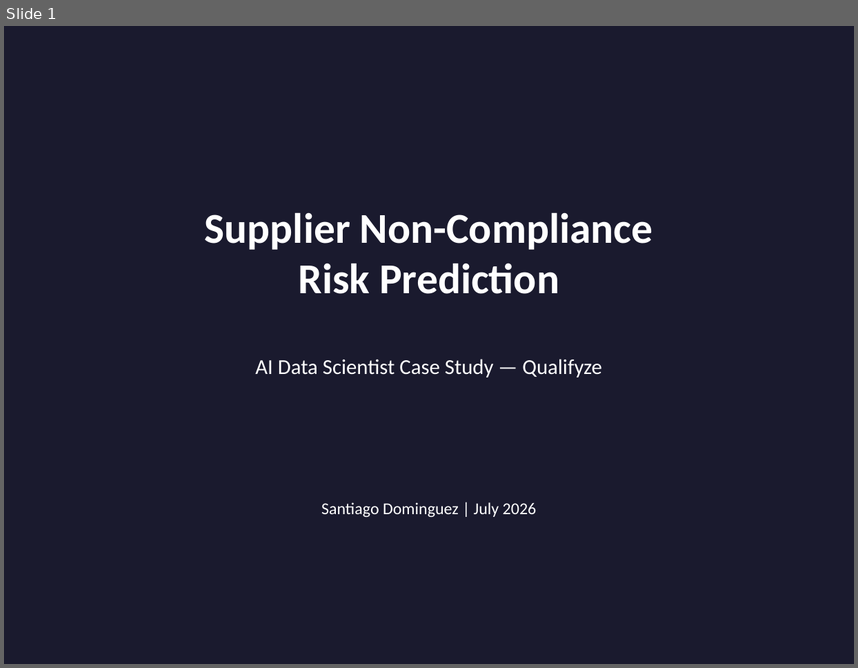
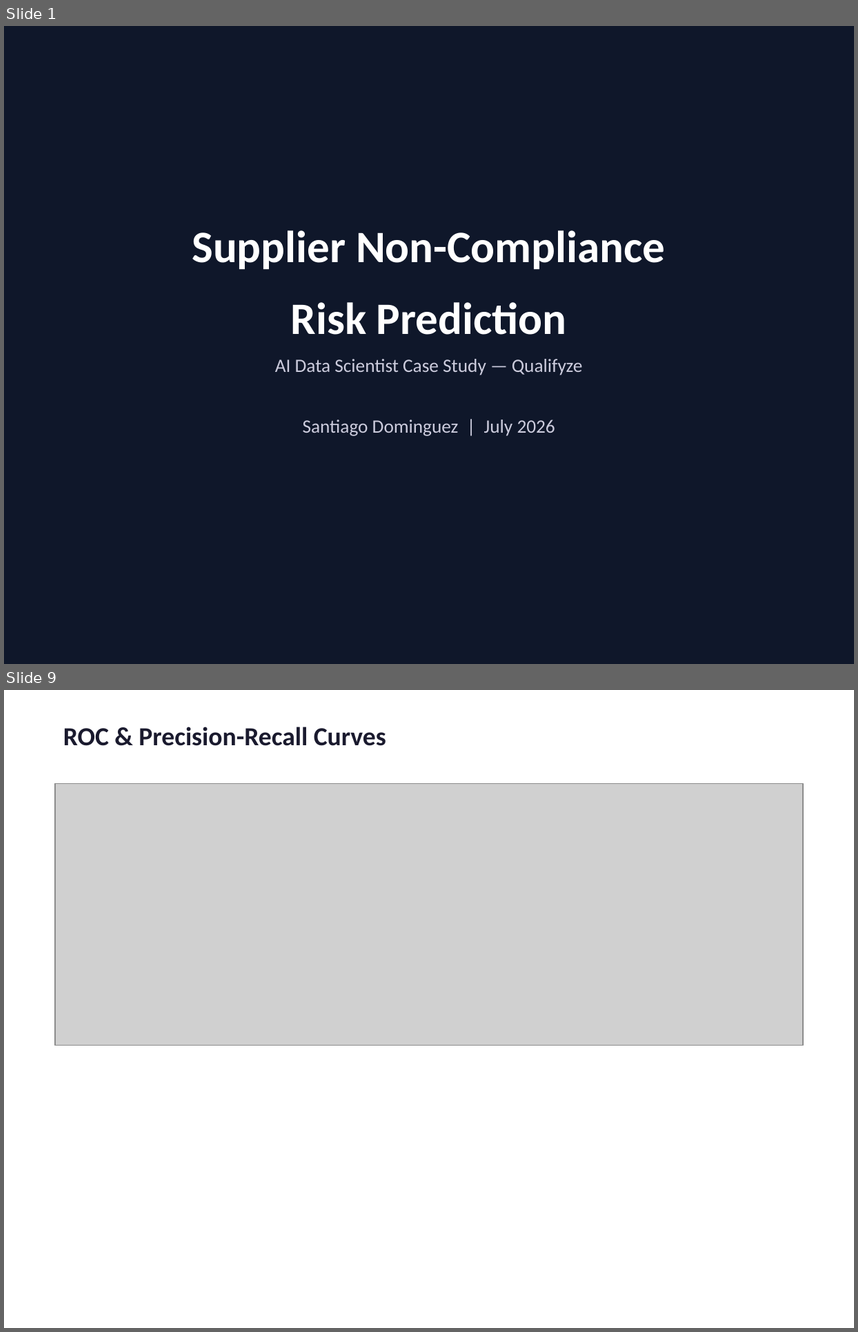
Before and after one commit to santiago-dc/qualifyze-case-study, a slide deck: reports/presentation.pptx. Shown one above the other, each under a label of ours: slide 1 before the commit, slides 1 and 9 after it; the slides between them are not shown. The pictures are 858x668 and 858x1332 pixels, drawn with LibreOffice and Linux fonts; fonts in the diff are those of the drawing; grey boxes stand for pictures. Boxes give left, top, right and bottom in pixels: in the first picture for what was removed or moved away, otherwise in the second. Text is boxed around its words. In the diff, an @@ line names an element or a change of style, - is before the commit and + after.

Commit message:
Update docs and improve presentation design (#3)

```diff
--- a/reports/presentation.pptx
+++ b/reports/presentation.pptx
@@ slide 9 added at [4,690,854,1328], background #FFFFFF @@
@@ text added at [63,727,386,746], 22 pt, text #1A1A2E, bold @@
+ROC & Precision-Recall Curves
@@ picture added at [55,784,803,1045] @@
@@ slide 1 changed as well @@
@@ background #1A1A2E to #0F172A @@
@@ text at [192,230,665,334]: text changed; size 36 to 38 pt @@
-Supplier Non-Compliance
-Risk Prediction
+Supplier Non-Compliance
+Risk Prediction
@@ text at [275,359,583,375]: size 18 to 16 pt, text colour #FFFFFF to #CCCCDD in "AI Data Scientist Case Study — Qualifyze"; more space between paragraphs @@
@@ text at [303,419,555,436]: paragraph added @@
+Santiago Dominguez | July 2026
@@ text removed at [321,502,537,517] @@
-Santiago Dominguez | July 2026
```
Also in this commit, not shown: 4 other slides changed, 12 other slides added, 10 slides removed, 3 other files.
